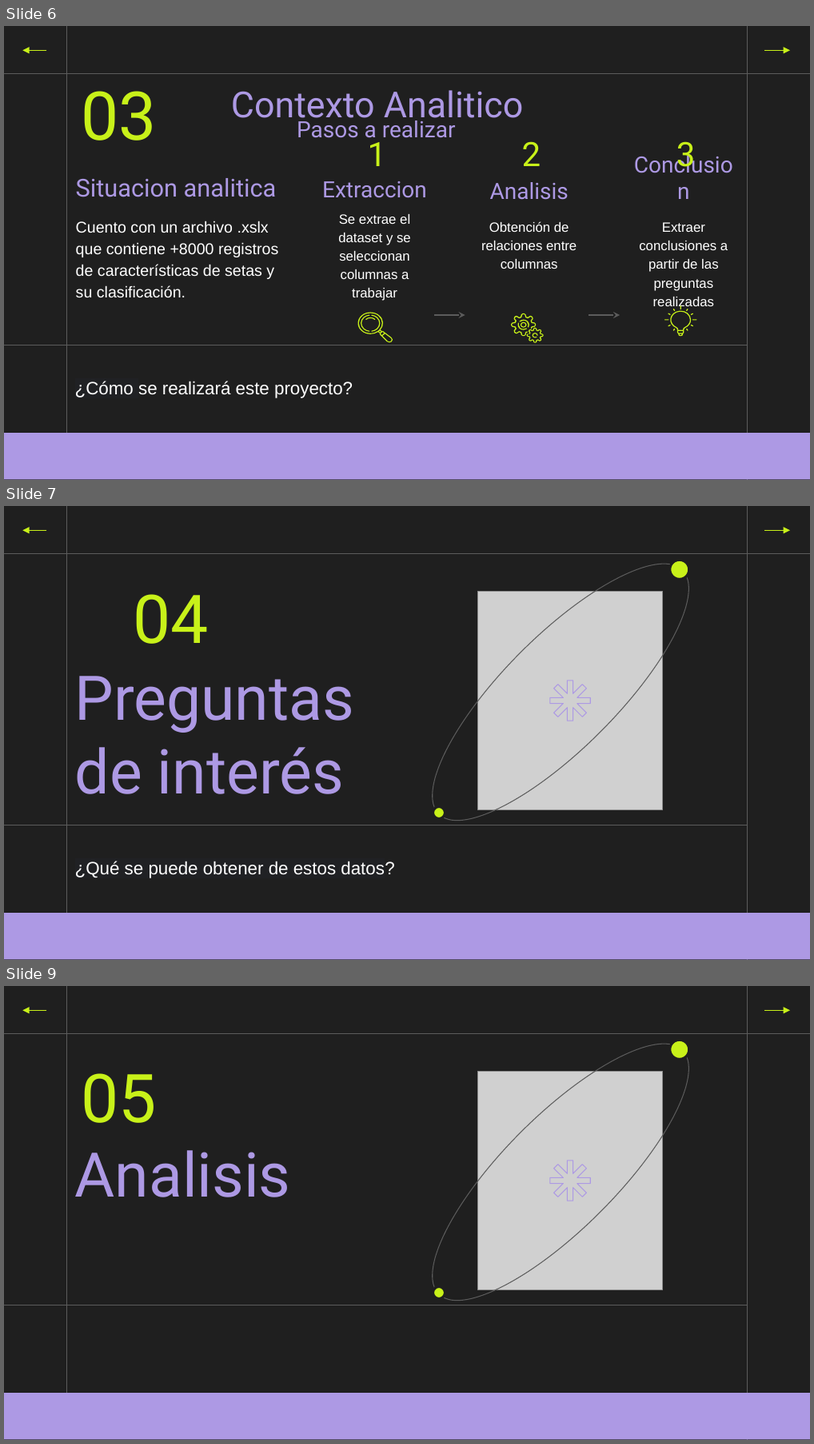
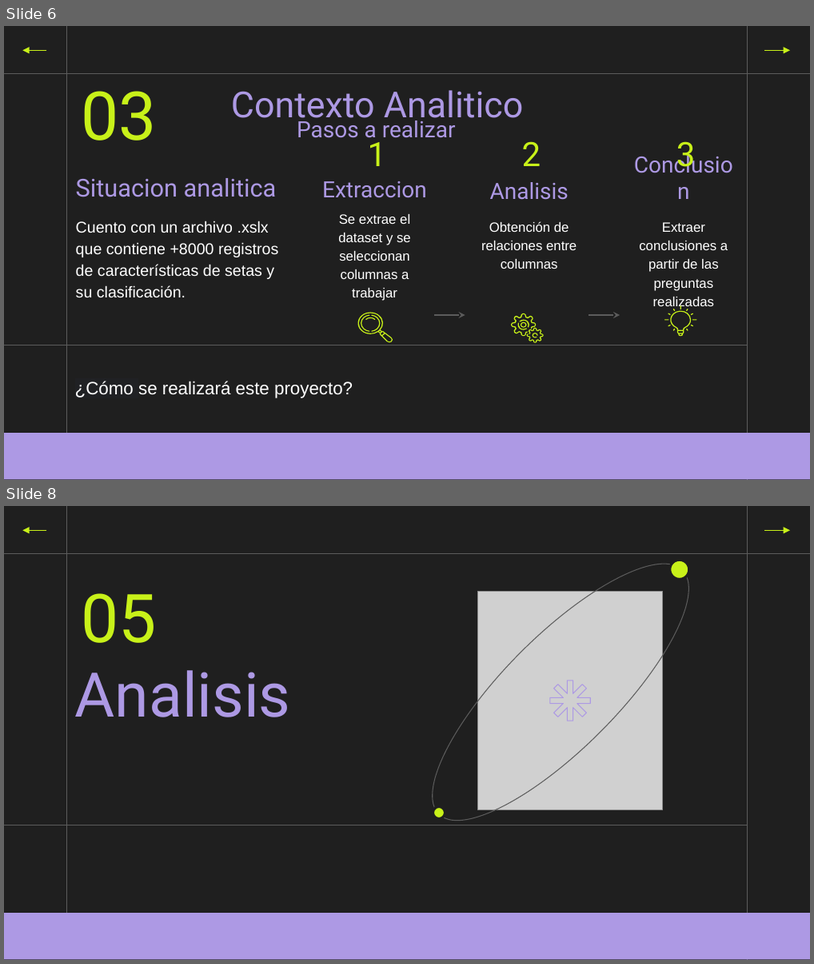
Before and after one commit to Sikriolc/DSCoder, a slide deck: DesafioFinalDS/Presentacion Final.pptx. Shown one above the other, each under a label of ours: slides 6, 7 and 9 before the commit, slides 6 and 8 after it; the slides between them are not shown. The pictures are 814x1444 and 814x964 pixels, drawn with LibreOffice and Linux fonts; fonts in the diff are those of the drawing; grey boxes stand for pictures. Boxes give left, top, right and bottom in pixels: in the first picture for what was removed or moved away, otherwise in the second. Text is boxed around its words. In the diff, an @@ line names an element or a change of style, - is before the commit and + after.

```diff
--- a/DesafioFinalDS/Presentacion Final.pptx
+++ b/DesafioFinalDS/Presentacion Final.pptx
@@ slide 7 removed at (x1=4, y1=506, x2=810, y2=960), background #1F1F1F; not listed: 4 template elements that a slide beside it also shows @@
@@ arrow removed from (46, 530) to (22, 530) @@
@@ ellipse removed at (x1=399, y1=530, x2=723, y2=854) @@
@@ arrow removed from (766, 530) to (790, 530) @@
@@ ellipse removed at (x1=670, y1=560, x2=690, y2=580) @@
@@ title removed at (x1=133, y1=594, x2=208, y2=644) @@
-04
@@ picture removed at (x1=478, y1=591, x2=663, y2=809) @@
@@ title removed at (x1=75, y1=676, x2=354, y2=794) @@
-Preguntas de interés
@@ freeform shape removed at (x1=550, y1=680, x2=590, y2=720) @@
@@ ellipse removed at (x1=433, y1=806, x2=445, y2=818) @@
@@ line removed from (746, 824) to (4, 824) @@
@@ subtitle removed at (x1=75, y1=860, x2=394, y2=878) @@
-¿Qué se puede obtener de estos datos?
@@ what was slide 9 is now slide 8 @@
```
Also in this commit, not shown: 1 slide changed.
